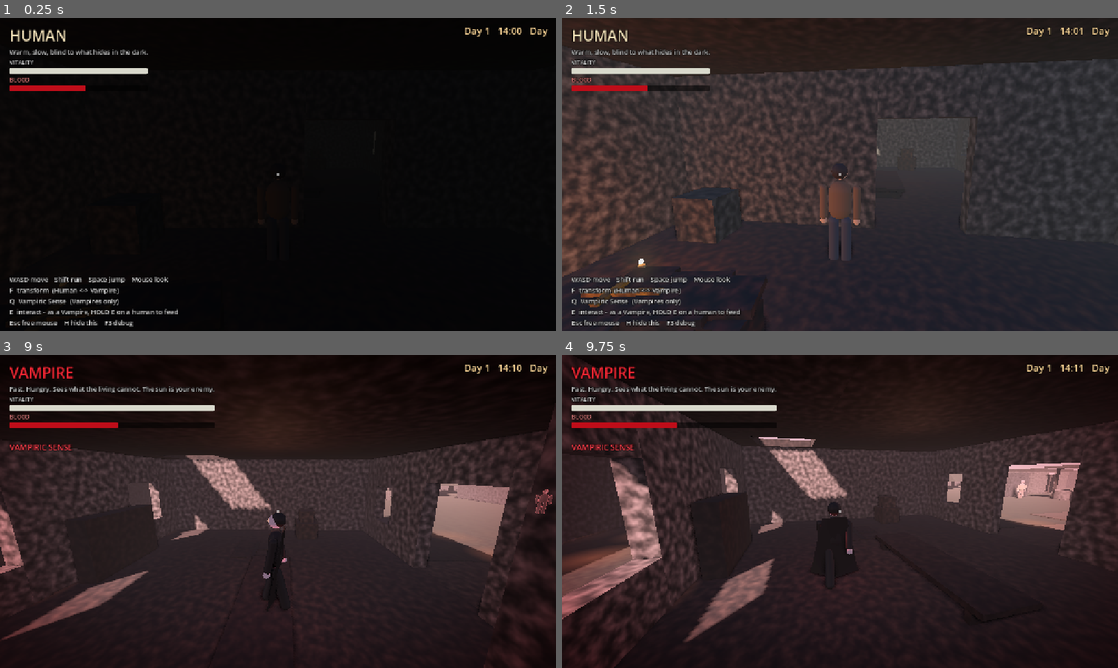
Above: before the commit, frames 1-4 (two rows, left to right).
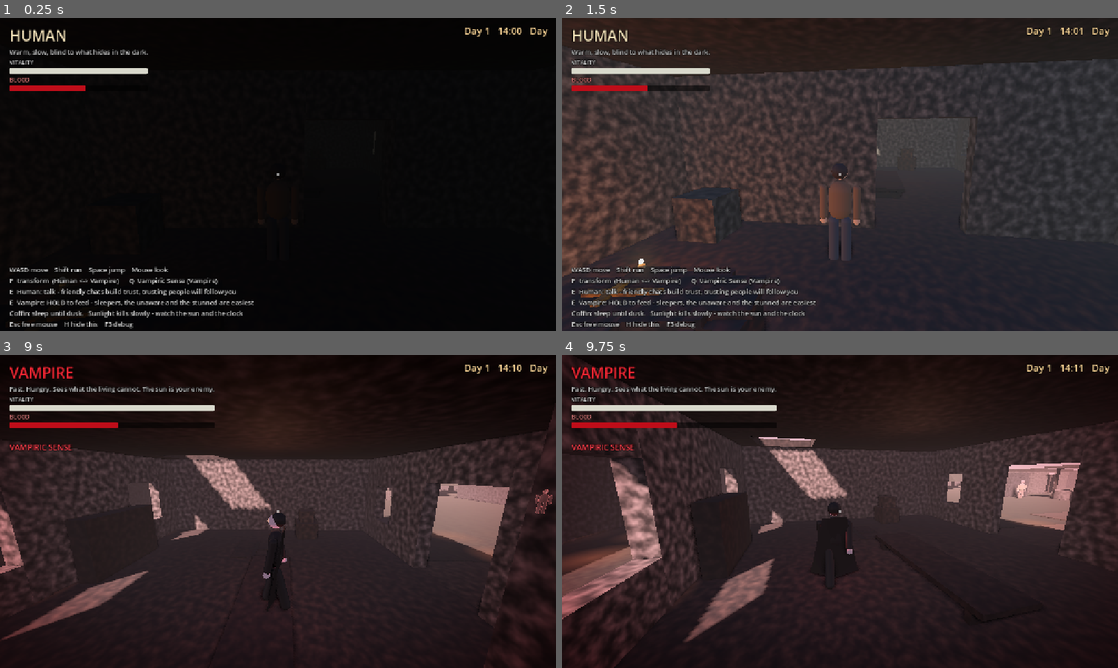
Above: after the commit, the same moments.

Repository: madebynova/vampire-game
Game: Godot game, scene res://scenes/main.tscn
Same seed, same stepped clock (60 frames per second), same inputs: the game is played once before the commit and once after it.
Inputs (mouse positions are in pixels of both pictures, inside the frame that each line leads up to):
- Up to frame 1 (0.25 s): no input
- Up to frame 2 (1.5 s): move the mouse to (867, 174) at 0.52 s; hold E (interact) 0.53-1.28 s; hold W (move_forward) from 0.53 s (still down); click (867, 174) at 0.67 s; tap Space (jump) at 0.77, 1.07 s; tap F (transform) at 0.8, 1.35 s; move the mouse to (812, 174) at 1.27 s; click (812, 174) at 1.42 s
- Up to frame 3 (9 s): tap Space (jump) at 1.52, 1.82, 2.3, 2.85, 3.02, 3.32, 3.77, 4.07, 4.52, 4.82, 5.3, 6.02, 6.32, 6.77, 7.07, 7.52, 7.82, 8.3, 8.85 s; tap Q (vampiric_sense) at 1.55, 2.1, 4.55, 5.85, 7.55, 8.1 s; tap H (toggle_help) at 2 s; move the mouse to (289, 505) at 2.02 s; click (289, 505) at 2.17 s; move the mouse to (272, 517) at 2.77 s; click (272, 517) at 2.92 s; tap E (interact) at 3.05, 6.05 s; move the mouse to (316, 514) at 3.52 s; hold E (interact) 3.53-4.28 s; click (316, 514) at 3.67 s; tap F (transform) at 3.8, 5.1, 6.8, 7.35 s; move the mouse to (233, 508) at 4.27 s; tap Shift (sprint) at 4.35 s; click (233, 508) at 4.42 s; move the mouse to (283, 511) at 5.02 s; click (283, 511) at 5.17 s; move the mouse to (255, 505) at 5.77 s; release W (move_forward) at 5.78 s; hold D (move_right) 5.78-6.53 s; click (255, 505) at 5.92 s; move the mouse to (305, 511) at 6.52 s; hold E (interact) 6.53-7.28 s; hold W (move_forward) 6.53-8.78 s; click (305, 511) at 6.67 s; move the mouse to (250, 511) at 7.27 s; click (250, 511) at 7.42 s; move the mouse to (289, 505) at 8.02 s; click (289, 505) at 8.17 s; move the mouse to (272, 517) at 8.77 s; hold A (move_left) from 8.78 s (still down); click (272, 517) at 8.92 s
- Up to frame 4 (9.75 s): tap Space (jump) at 9.02, 9.32 s; tap E (interact) at 9.05 s; move the mouse to (878, 514) at 9.52 s; release A (move_left) at 9.53 s; hold W (move_forward) from 9.53 s (still down); hold E (interact) from 9.53 s (still down); click (878, 514) at 9.67 s

The runs differ from the first frame. In frame 1, 2.4% of the frame differs, in the area x 1-46%, y 79-100%; in frame 2, 2.3%; in frame 3, less than 0.1%; in frame 4, less than 0.1%.

Commit message:
Task 1.5: modding architecture foundation - blood/sound definitions, manifests, example mod, docs
- BloodDefinition (Sense colour, yield multiplier) referenced by NPC profiles
- SoundDefinition overrides named sounds from data
- mod.cfg manifests; mods load with cache bypass; overrides logged
- examples/example_mod: a working mod that doubles the sunlight curve and adds a blood type
- docs/MODDING.md: honest 'foundation only' status, what is/isn't supported
- tests: registry + example-mod load/override/remove, blood yield/colour, perf probe tool
- in-game help text updated for the new mechanics

Diff:
--- /dev/null
+++ b/content/blood/aged.tres
@@ -0,0 +1,11 @@
+[gd_resource type="Resource" script_class="BloodDefinition" load_steps=2 format=3]
+
+[ext_resource type="Script" path="res://scripts/data/blood_definition.gd" id="1_b"]
+
+[resource]
+script = ExtResource("1_b")
+id = &"aged"
+display_name = "Aged"
+description = "Old blood, smoky and rich. Slow to pulse, generous to drink."
+sense_color = Color(0.7, 0.12, 0.05, 1)
+yield_multiplier = 1.15
--- /dev/null
+++ b/content/blood/bright.tres
@@ -0,0 +1,11 @@
+[gd_resource type="Resource" script_class="BloodDefinition" load_steps=2 format=3]
+
+[ext_resource type="Script" path="res://scripts/data/blood_definition.gd" id="1_b"]
+
+[resource]
+script = ExtResource("1_b")
+id = &"bright"
+display_name = "Bright"
+description = "Young, quick and heady. Thin, but it sings."
+sense_color = Color(1, 0.12, 0.3, 1)
+yield_multiplier = 0.9
--- /dev/null
+++ b/content/blood/common.tres
@@ -0,0 +1,11 @@
+[gd_resource type="Resource" script_class="BloodDefinition" load_steps=2 format=3]
+
+[ext_resource type="Script" path="res://scripts/data/blood_definition.gd" id="1_b"]
+
+[resource]
+script = ExtResource("1_b")
+id = &"common"
+display_name = "Common"
+description = "Warm and ordinary."
+sense_color = Color(0.85, 0.04, 0.1, 1)
+yield_multiplier = 1.0
--- a/content/npcs/elise.tres
+++ b/content/npcs/elise.tres
@@ -69,6 +69,7 @@
 familiar_lines = PackedStringArray("I can't stay indoors after dark. I sit by the door with the lantern and watch the manor. I sleep when the moon is high, if I sleep at all.")
 trust_lines = PackedStringArray("You're kind. Would you walk me toward the road? I'd feel safer.", "Of course. Lead on.")
 night_lines = PackedStringArray("Who's there?! ...Oh. Forgive me. The dark makes everyone a stranger.")
+blood_type = &"bright"
 blood_description = "Bright and restless. Lavender, thread-oil, and fear she has swallowed."
 blood_yield = 35.0
 memories = Array[ExtResource("2_mem")]([SubResource("mem_calm"), SubResource("mem_asleep"), SubResource("mem_afraid")])
--- a/content/npcs/tomas.tres
+++ b/content/npcs/tomas.tres
@@ -70,6 +70,7 @@
 familiar_lines = PackedStringArray("You again. I turn in when the lamps are lit - the cottage past the graves. Early to bed, early to rise.", "Nobody bothers me at night. Sleep like a stone, I do. Wife used to say the house could burn down around me.")
 trust_lines = PackedStringArray("You've an honest face. Come, I'll show you where the shade is good.", "Lead on, then. I'll walk with you a spell.")
 night_lines = PackedStringArray("Lamp's lit, so I'm awake. Just barely. Don't stay out in the damp.")
+blood_type = &"aged"
 blood_description = "Aged and smoky. Pipe tobacco, cold rain, old habit."
 blood_yield = 45.0
 memories = Array[ExtResource("2_mem")]([SubResource("mem_calm"), SubResource("mem_asleep"), SubResource("mem_afraid")])
--- /dev/null
+++ b/examples/example_mod/content/blood/sweet.tres
@@ -0,0 +1,11 @@
+[gd_resource type="Resource" script_class="BloodDefinition" load_steps=2 format=3]
+
+[ext_resource type="Script" path="res://scripts/data/blood_definition.gd" id="1_b"]
+
+[resource]
+script = ExtResource("1_b")
+id = &"sweet"
+display_name = "Sweet"
+description = "Honeyed and syrupy."
+sense_color = Color(1, 0.4, 0.6, 1)
+yield_multiplier = 1.3
--- /dev/null
+++ b/examples/example_mod/content/sunlight/gentle_sun.tres
@@ -0,0 +1,16 @@
+[gd_resource type="Resource" script_class="SunlightProfile" load_steps=2 format=3]
+
+[ext_resource type="Script" path="res://scripts/data/sunlight_profile.gd" id="1_prof"]
+
+[resource]
+script = ExtResource("1_prof")
+id = &"default"
+display_name = "Gentle sunlight"
+description = "Replaces the core sunlight curve: every stage lasts twice as long and burns half as hard (about six minutes to die instead of three)."
+stage_names = PackedStringArray("Safe", "Initial", "Prolonged", "Severe", "Critical")
+stage_from_heat = PackedFloat32Array(0, 0, 16, 160, 280)
+stage_dps = PackedFloat32Array(0, 0, 0.1, 0.275, 0.65)
+stage_speed = PackedFloat32Array(1, 1, 0.97, 0.85, 0.65)
+heat_max = 480.0
+cooldown_per_sec = 0.5
+shade_threshold = 0.03
--- /dev/null
+++ b/examples/example_mod/mod.cfg
@@ -0,0 +1,5 @@
+[mod]
+name="Gentle Sun"
+version="1.0"
+author="Vampire prototype example"
+description="Example mod: halves sunlight damage and adds a Sweet blood type. Copy this folder to user://mods/ (see docs/MODDING.md)."
--- a/scripts/core/content_registry.gd
+++ b/scripts/core/content_registry.gd
@@ -11,6 +11,8 @@
 
 var _by_type: Dictionary = {}
 var mods: PackedStringArray = PackedStringArray()
+## mod folder name -> {name, version, author, description} from an optional mod.cfg
+var mod_info: Dictionary = {}
 
 
 func _ready() -> void:
@@ -20,11 +22,13 @@
 func reload() -> void:
 	_by_type.clear()
 	mods = PackedStringArray()
+	mod_info.clear()
 	_scan(CORE_ROOT, "core")
 	var dir := DirAccess.open(MOD_ROOT)
 	if dir != null:
 		for mod_name in dir.get_directories():
 			mods.append(mod_name)
+			mod_info[mod_name] = _read_manifest("%s/%s/mod.cfg" % [MOD_ROOT, mod_name], mod_name)
 			_scan("%s/%s/content" % [MOD_ROOT, mod_name], mod_name)
 	reloaded.emit()
 
@@ -53,6 +57,16 @@
 	return get_def(&"NpcProfile", id) as NpcProfile
 
 
+## Optional mod.cfg:  [mod] name="..." version="1.0" author="..." description="..."
+func _read_manifest(path: String, fallback_name: String) -> Dictionary:
+	var info := {"name": fallback_name, "version": "", "author": "", "description": ""}
+	var cfg := ConfigFile.new()
+	if cfg.load(path) == OK:
+		for k in info.keys():
+			info[k] = str(cfg.get_value("mod", k, info[k]))
+	return info
+
+
 func _scan(path: String, source: String) -> void:
 	var dir := DirAccess.open(path)
 	if dir == null:
@@ -68,7 +82,8 @@
 
 
 func _register(path: String, source: String) -> void:
-	var res := ResourceLoader.load(path)
+	var mode := ResourceLoader.CACHE_MODE_REUSE if source == "core" else ResourceLoader.CACHE_MODE_IGNORE
+	var res := ResourceLoader.load(path, "", mode)
 	if res == null or not (res is ContentDef):
 		return
 	var def := res as ContentDef
--- a/scripts/core/sfx.gd
+++ b/scripts/core/sfx.gd
@@ -126,6 +126,10 @@
 	_streams[&"crickets_loop"] = _to_wav(_crickets_loop(), true)
 	_streams[&"birds_loop"] = _to_wav(_birds_loop(), true)
 	_streams[&"bell"] = _to_wav(_bell())
+	# Data override: any SoundDefinition (content/sounds or a mod) replaces the sound of that name.
+	for def: SoundDefinition in ContentRegistry.list(&"SoundDefinition"):
+		if def.stream != null:
+			_streams[def.id] = def.stream
 
 
 func _to_wav(samples: PackedFloat32Array, looped := false) -> AudioStreamWAV:
--- /dev/null
+++ b/scripts/data/blood_definition.gd
@@ -0,0 +1,11 @@
+class_name BloodDefinition
+extends ContentDef
+## What kind of blood someone has. Deliberately tiny for now: it colours how Vampiric Sense shows
+## the person, scales what a full feed restores, and is named in the blood-memory panel.
+## The full blood system (types with effects on the drinker, blood archive...) is future work;
+## `effects` is reserved for it and unused.
+
+@export var sense_color := Color(0.85, 0.04, 0.1)
+@export var yield_multiplier := 1.0
+## Reserved: effects on the drinker, e.g. {"sun_heat_multiplier": 0.9, "duration": 120.0}. Not applied yet.
+@export var effects: Dictionary = {}
--- a/scripts/data/npc_profile.gd
+++ b/scripts/data/npc_profile.gd
@@ -31,6 +31,8 @@
 @export var night_lines: PackedStringArray = PackedStringArray()
 
 @export_group("Blood")
+## Id of a BloodDefinition (content/blood): colour in Sense, yield multiplier, name in the memory panel.
+@export var blood_type: StringName = &"common"
 ## How the blood smells/tastes. Vampiric Sense shows it at close range.
 @export var blood_description := "Warm and ordinary."
 @export var blood_yield := 40.0
@@ -47,6 +49,10 @@
 	return null
 
 
+func blood_definition() -> BloodDefinition:
+	return ContentRegistry.get_def(&"BloodDefinition", blood_type) as BloodDefinition
+
+
 ## Best memory for the victim's state; falls back to &"any", then the first memory.
 func memory_for(condition: StringName) -> BloodMemory:
 	for m in memories:
--- /dev/null
+++ b/scripts/data/sound_definition.gd
@@ -0,0 +1,6 @@
+class_name SoundDefinition
+extends ContentDef
+## Replaces (or adds) a named sound. `id` is the sound name Sfx plays, e.g. &"heartbeat", &"bite",
+## &"sense_on". Point `stream` at any AudioStream (wav/ogg/mp3).
+
+@export var stream: AudioStream
--- a/scripts/npc/human_npc.gd
+++ b/scripts/npc/human_npc.gd
@@ -629,8 +629,19 @@
 		"facts": memory.facts if memory else PackedStringArray(),
 		"reveals": memory.reveals_secret if memory else &"",
 		"condition": feed_condition(),
-		"yield": profile.blood_yield * (1.25 if was_afraid_when_grabbed else 1.0),
+		"blood_type": _blood_name(),
+		"yield": profile.blood_yield * _yield_multiplier() * (1.25 if was_afraid_when_grabbed else 1.0),
 	}
+
+
+func _blood_name() -> String:
+	var b := profile.blood_definition()
+	return b.display_name if b else "Common"
+
+
+func _yield_multiplier() -> float:
+	var b := profile.blood_definition()
+	return b.yield_multiplier if b else 1.0
 
 
 ## A new night: everyone is back on their routine, rested and forgetful.
@@ -683,7 +694,8 @@
 ##   near  (<= 11 m): who, mood, and (< 7 m) what their blood smells like
 func get_sense_data(dist := 0.0) -> Dictionary:
 	var bpm := get_heart_rate()
-	var col := Color(0.85, 0.04, 0.1)
+	var b := profile.blood_definition()
+	var col := b.sense_color if b else Color(0.85, 0.04, 0.1)
 	match mode:
 		Mode.FLEEING, Mode.STUNNED:
 			col = Color(1.0, 0.35, 0.1)
--- a/scripts/ui/hud.gd
+++ b/scripts/ui/hud.gd
@@ -157,13 +157,19 @@
 
 	# Bottom-left controls.
 	_help = _label(
-		"WASD move    Shift run    Space jump    Mouse look\n"
-		+ "F  transform  (Human <-> Vampire)\n"
-		+ "Q  Vampiric Sense  (Vampires only)\n"
-		+ "E  interact - as a Vampire, HOLD E on a human to feed\n"
+		"WASD move    Shift run    Space jump    Mouse look
+"
+		+ "F  transform  (Human <-> Vampire)      Q  Vampiric Sense (Vampire)
+"
+		+ "E  Human: talk - friendly chats build trust, trusting people will follow you
+"
+		+ "E  Vampire: HOLD to feed - sleepers, the unaware and the stunned are easiest
+"
+		+ "Coffin: sleep until dusk.   Sunlight kills slowly - watch the sun and the clock
+"
 		+ "Esc free mouse    H hide this    F3 debug", 15, Color(0.85, 0.85, 0.85))
 	_help.set_anchors_preset(Control.PRESET_BOTTOM_LEFT)
-	_help.position = Vector2(22, -130)
+	_help.position = Vector2(22, -152)
 	_root.add_child(_help)
 
 	_clock = _label("", 22, Color(0.95, 0.9, 0.8))
@@ -281,7 +287,7 @@
 	var facts: PackedStringArray = result["facts"]
 	var lines := PackedStringArray()
 	lines.append("%s - %s" % [result["name"], result["occupation"]])
-	lines.append("Blood: %s" % result["blood"])
+	lines.append("%s blood: %s" % [result["blood_type"], result["blood"]])
 	lines.append("%s   (+%d blood)" % [result["taste_note"], roundi(result["yield"])])
 	for fact in facts:
 		lines.append("Learned: %s" % fact)
--- /dev/null
+++ b/tests/perf_probe.gd
@@ -0,0 +1,47 @@
+extends Node
+## Dev tool: measures frame time, draw calls and node count in a few representative situations.
+##   godot --path . res://tests/perf_probe.tscn
+
+func _ready() -> void:
+	HumanNpc.schedules_enabled = true
+	var main: Main = load("res://scenes/main.tscn").instantiate()
+	main.capture_mouse = false
+	add_child(main)
+	await get_tree().create_timer(2.5).timeout
+	var player: Player = main.player
+	main.tod.paused = true
+	player.form.set_form_immediate(&"vampire")
+	var sense: Ability = player.abilities.get_ability(&"vampiric_sense")
+	print("nodes in tree: %d" % Performance.get_monitor(Performance.OBJECT_NODE_COUNT))
+	await _measure("day, yard, vampire", main, player, 12.0, Vector3(3, 0, 8), false)
+	await _measure("day, yard, vampire + Sense (embers)", main, player, 12.0, Vector3(3, 0, 8), true, sense)
+	await _measure("dusk, yard", main, player, 18.5, Vector3(3, 0, 8), false, sense)
+	await _measure("night, yard, lamps + moon shadows + Sense", main, player, 0.0, Vector3(3, 0, 8), true, sense)
+	get_tree().quit()
+
+
+func _measure(label: String, main: Main, player: Player, hour: float, pos: Vector3, sense_on: bool, sense: Ability = null) -> void:
+	main.tod.set_hour(hour)
+	player.place_at(pos, 0.0)
+	player.sunlight.reset()
+	if sense != null:
+		if sense_on and not sense.active:
+			sense.activate()
+		if not sense_on and sense.active:
+			sense.deactivate()
+	await get_tree().create_timer(1.0).timeout
+	var frames := 0
+	var t0 := Time.get_ticks_usec()
+	var worst := 0.0
+	var last := t0
+	while Time.get_ticks_usec() - t0 < 4_000_000:
+		await get_tree().process_frame
+		var now := Time.get_ticks_usec()
+		worst = maxf(worst, (now - last) / 1000.0)
+		last = now
+		frames += 1
+	var avg_ms := (Time.get_ticks_usec() - t0) / 1000.0 / frames
+	print("%-46s avg %.2f ms (%.0f fps)  worst %.1f ms  draw calls %d  physics obj %d" % [
+		label, avg_ms, 1000.0 / avg_ms, worst,
+		Performance.get_monitor(Performance.RENDER_TOTAL_DRAW_CALLS_IN_FRAME),
+		Performance.get_monitor(Performance.PHYSICS_3D_ACTIVE_OBJECTS)])
--- /dev/null
+++ b/tests/perf_probe.tscn
@@ -0,0 +1,6 @@
+[gd_scene format=3]
+
+[ext_resource type="Script" path="res://tests/perf_probe.gd" id="1_perf"]
+
+[node name="PerfProbe" type="Node"]
+script = ExtResource("1_perf")
--- a/tests/scenario_tests.gd
+++ b/tests/scenario_tests.gd
@@ -206,6 +206,8 @@
 	_check(String(mid["label"]).contains("heartbeat") and not String(mid["label"]).contains("Tomas"), "mid: 'a heartbeat' and its rate: %s" % mid["label"])
 	_check(String(near["label"]).contains("stranger") and not String(near["label"]).contains("smoky"), "near: an unknown stranger's mood, no blood yet")
 	_check(String(close["label"]).contains("Aged and smoky"), "close: the blood itself")
+	_check(absf(float(tomas.get_feed_result()["yield"]) - 45.0 * 1.15) < 0.01 and tomas.get_feed_result()["blood_type"] == "Aged", "blood type shapes the yield (Aged x1.15 = %.1f)" % float(tomas.get_feed_result()["yield"]))
+	_check((tomas.get_sense_data(4.0)["color"] as Color).is_equal_approx(ContentRegistry.get_def(&"BloodDefinition", &"aged").sense_color), "Sense colours a calm person by their blood type")
 	tomas.known = true
 	_check(String(tomas.get_sense_data(9.0)["label"]).contains("Tomas Reeve"), "once you know someone, Sense shows their name")
 	HumanNpc.schedules_enabled = true
--- a/tests/unit_tests.gd
+++ b/tests/unit_tests.gd
@@ -13,6 +13,7 @@
 	_test_sunlight_model()
 	_test_registry()
 	_test_mod_override()
+	_test_example_mod()
 	print("[UNIT] ===== %d checks, %d failures =====" % [checks, failures])
 	get_tree().quit(1 if failures > 0 else 0)
 
@@ -241,3 +242,58 @@
 	DirAccess.remove_absolute("user://mods/unit_test_mod")
 	ContentRegistry.reload()
 	_check(ContentRegistry.form(&"human").display_name == "Human" and ContentRegistry.form(&"unit_test_form") == null, "removing the mod restores core content")
+
+
+func _test_example_mod() -> void:
+	print("[UNIT] --- example mod (examples/example_mod) ---")
+	var blood := ContentRegistry.get_def(&"BloodDefinition", &"aged") as BloodDefinition
+	_check(blood != null and blood.yield_multiplier > 1.0, "core blood definitions load (aged x%.2f)" % (blood.yield_multiplier if blood else 0.0))
+	_check(ContentRegistry.npc(&"tomas").blood_definition().id == &"aged", "NPC profiles reference blood by id")
+	var core := ContentRegistry.get_def(&"SunlightProfile", &"default") as SunlightProfile
+	var core_t := _survival_seconds(core)
+	_copy_dir("res://examples/example_mod", "user://mods/example_mod")
+	ContentRegistry.reload()
+	_check(ContentRegistry.mods.has("example_mod") and ContentRegistry.mod_info["example_mod"]["name"] == "Gentle Sun", "mod.cfg manifest is read (%s)" % str(ContentRegistry.mod_info.get("example_mod", {}).get("name", "?")))
+	_check(ContentRegistry.get_def(&"BloodDefinition", &"sweet") != null, "the mod added a new blood type")
+	var modded := ContentRegistry.get_def(&"SunlightProfile", &"default") as SunlightProfile
+	_check(modded.source == "example_mod", "the mod replaced the core sunlight profile")
+	var mod_t := _survival_seconds(modded)
+	_check(mod_t > core_t * 1.8 and mod_t < core_t * 2.2, "gentle sun roughly doubles survival (%.0f s -> %.0f s)" % [core_t, mod_t])
+	_remove_dir("user://mods/example_mod")
+	ContentRegistry.reload()
+	_check(not ContentRegistry.mods.has("example_mod") and ContentRegistry.get_def(&"BloodDefinition", &"sweet") == null, "removing the mod removes its content")
+	_check(_approx(_survival_seconds(ContentRegistry.get_def(&"SunlightProfile", &"default")), core_t, 1.0), "core sunlight is restored")
+
+
+func _survival_seconds(profile: SunlightProfile) -> float:
+	var m := SunlightModel.new(profile)
+	var hp := 100.0
+	var t := 0.0
+	while hp > 0.0 and t < 3000.0:
+		hp -= m.step(0.1, 1.0)
+		t += 0.1
+	return t
+
+
+func _copy_dir(src: String, dst: String) -> void:
+	DirAccess.make_dir_recursive_absolute(dst)
+	var d := DirAccess.open(src)
+	for sub_dir in d.get_directories():
+		_copy_dir("%s/%s" % [src, sub_dir], "%s/%s" % [dst, sub_dir])
+	for f in d.get_files():
+		var name := f.trim_suffix(".remap")
+		var data := FileAccess.get_file_as_bytes("%s/%s" % [src, name])
+		var out := FileAccess.open("%s/%s" % [dst, name], FileAccess.WRITE)
+		out.store_buffer(data)
+		out.close()
+
+
+func _remove_dir(path: String) -> void:
+	var d := DirAccess.open(path)
+	if d == null:
+		return
+	for sub_dir in d.get_directories():
+		_remove_dir("%s/%s" % [path, sub_dir])
+	for f in d.get_files():
+		DirAccess.remove_absolute("%s/%s" % [path, f])
+	DirAccess.remove_absolute(path)
Not shown, added: scripts/data/blood_definition.gd.uid
Not shown, added: scripts/data/sound_definition.gd.uid
Not shown, added: tests/perf_probe.gd.uid
Not shown, added: docs/MODDING.md
